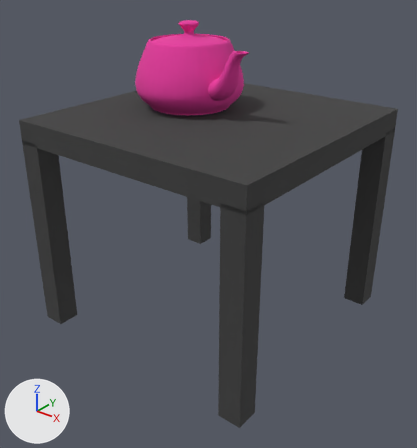
Before and after pictures for a commit that changed the glTF model teapotTable.gltf.
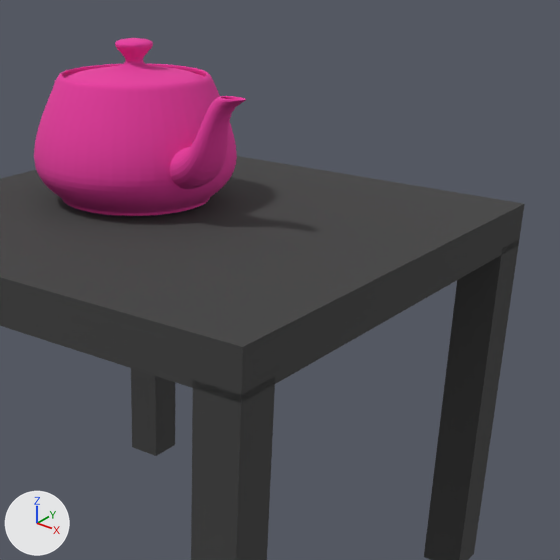
There are two pictures of each version: one whole from a 50 mm camera at (26.01, -33.24, 28.64) aimed at (0.56, -1.43, 8.92), one close up on the part from 28% to 100% of the width and 0% to 67% of the height. The axes (+X, +Y, +Z) are drawn at lower left. The lights are the same throughout. Where no turn or scale is listed for an object, it has been applied to the vertices.

Objects in the first close-up: 'Leg1', 'Leg3', 'Leg4', 'tableTop', 'teapot'.
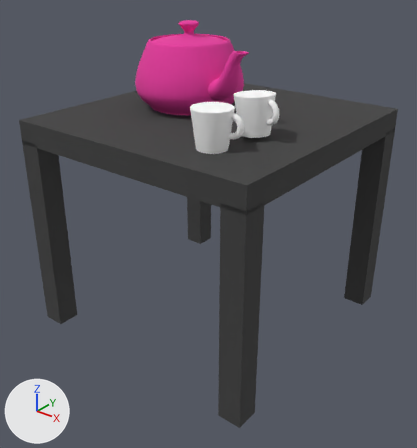
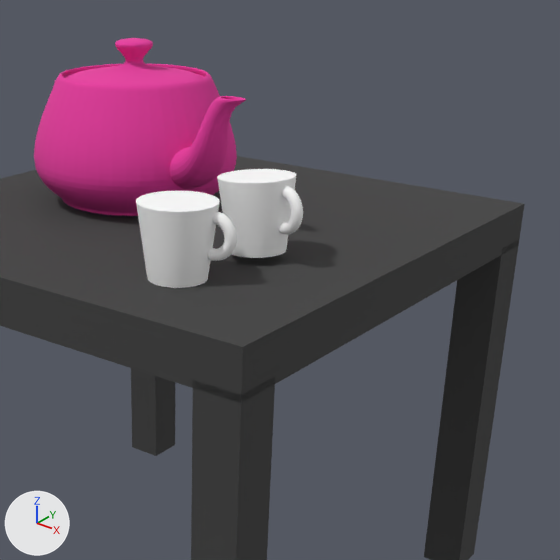
Boxes (x1, y1, x2, y2) around the edits, measured in the close-ups (560 x 560 px):
'cup', added
    after: (136, 191, 220, 288)
'cup.001', added
    after: (217, 169, 296, 258)
'handle', added
    after: (208, 211, 237, 261)
'handle.001', added
    after: (279, 186, 303, 235)

The change, as a diff of the scene's bpy script:
```diff
--- a/teapotTable.gltf.py
+++ b/teapotTable.gltf.py
@@ mat_material_4 @@
+mat_material_4 = principled_material('Material_4')
+mat_material_4.base_color = (1.0, 1.0, 1.0)  # white #ffffff
+mat_material_4.roughness = 1.0
@@ mat_material_3 @@
+mat_material_3 = principled_material('Material_3')
+mat_material_3.base_color = (1.0, 1.0, 1.0)  # white #ffffff
+mat_material_3.roughness = 1.0
@@ me_mesh_4 @@
+me_mesh_4.from_pydata(...)  # 68 vertices, 128 faces; spans x -1.34..1.34, y -1.34..1.34, z -0.5..0.5
+me_mesh_4.materials.append(mat_material_4)  # white #ffffff
@@ me_mesh_5 @@
+me_mesh_5.from_pydata(...)  # 637 vertices, 1152 faces; spans x -0.79..0.79, y -0.37..0.37, z -0.82..0.82
+me_mesh_5.materials.append(mat_material_3)  # white #ffffff
@@ me_mesh_3 @@
+me_mesh_3.from_pydata(...)  # 588 vertices, 1056 faces; spans x -0.81..0.81, y -0.27..0.27, z -0.82..0.82
+me_mesh_3.materials.append(mat_material_3)  # white #ffffff
@@ ob_cup_001 @@
+ob_cup_001 = bpy.data.objects.new('cup.001', me_mesh_4)
+ob_cup_001.parent = ob_cupwithhandle_001
+ob_cup_001.location = (4.167, -5.673, 18.56)
+ob_cup_001.scale = (1.0, 1.0, 2.58)
@@ ob_cupwithhandle_001 @@
+ob_cupwithhandle_001 = bpy.data.objects.new('cupWithHandle.001', None)
+ob_cupwithhandle_001.location = (4.395, 3.338, 0.0)
+ob_cupwithhandle_001.rotation_euler = (0.0, -0.0698, -0.286)  # degrees (0, -4, -16)
@@ ob_handle_001 @@
+ob_handle_001 = bpy.data.objects.new('handle.001', me_mesh_5)
+ob_handle_001.location = (6.74, -3.05, 19.16)
@@ ob_cup @@
+ob_cup = bpy.data.objects.new('cup', me_mesh_4)
+ob_cup.parent = ob_cupwithhandle
+ob_cup.location = (4.167, -5.673, 18.56)
+ob_cup.scale = (1.0, 1.0, 2.58)
@@ ob_cupwithhandle @@
+ob_cupwithhandle = bpy.data.objects.new('cupWithHandle', None)
+ob_cupwithhandle.location = (0.0, -1.317, 0.0)
+ob_cupwithhandle.rotation_euler = (0.0, 0.0, 0.126)  # degrees (0, 0, 7.2)
@@ ob_handle @@
+ob_handle = bpy.data.objects.new('handle', me_mesh_3)
+ob_handle.location = (6.02, -6.06, 18.83)
```
